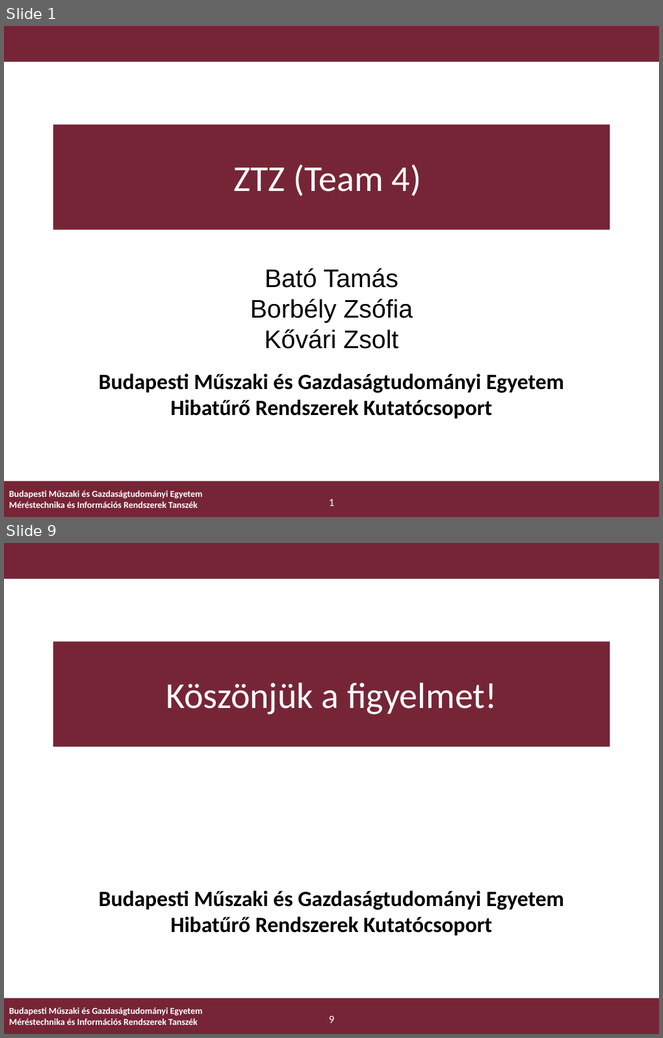
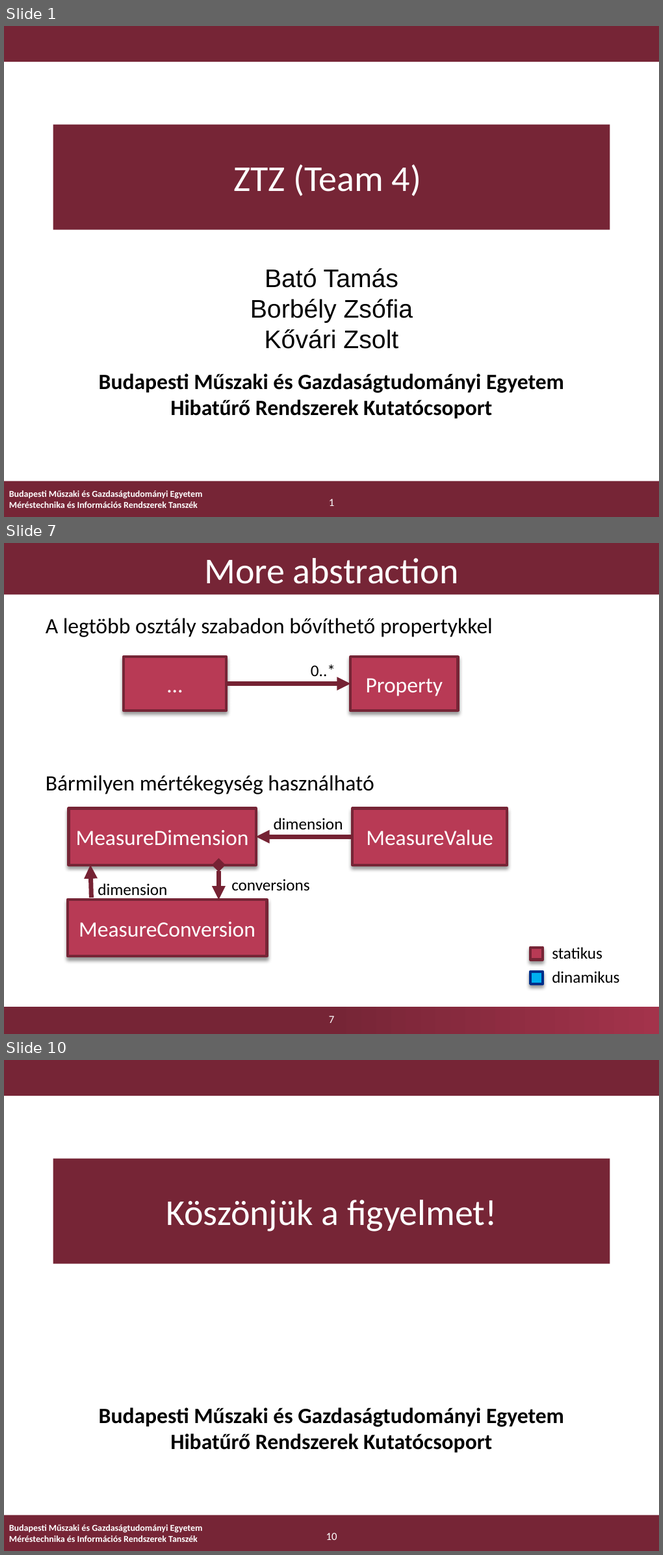
Before and after one commit to FTSRG-MDSD/MDSD-2016-ztz, a slide deck: doc/prezi/ztz-presentation.pptx. Shown one above the other, each under a label of ours: slides 1 and 9 before the commit, slides 1, 7 and 10 after it; the slides between them are not shown. The pictures are 663x1038 and 663x1555 pixels, drawn with LibreOffice and Linux fonts; fonts in the diff are those of the drawing; background and template pictures are left out. Boxes give left, top, right and bottom in pixels: in the first picture for what was removed or moved away, otherwise in the second. Text is boxed around its words. In the diff, an @@ line names an element or a change of style, - is before the commit and + after.

```diff
--- a/doc/prezi/ztz-presentation.pptx
+++ b/doc/prezi/ztz-presentation.pptx
@@ slide 7 added at (4, 543, 659, 1034), background #FFFFFF; not listed: 1 template element that a slide beside it also shows @@
@@ title added at (4, 543, 659, 595), fill #762536, 40 pt, text #FFFFFF @@
+More abstraction
@@ text added at (46, 618, 493, 637), 24 pt, text #000000 @@
+A legtöbb osztály szabadon bővíthető propertykkel
@@ rectangle added at (124, 657, 227, 711), fill #B83A55, outline #762536 3 pt, 24 pt, text #FFFFFF @@
+…
@@ rectangle added at (350, 657, 458, 711), fill #B83A55, outline #762536 3 pt, 24 pt, text #FFFFFF @@
+Property
@@ text added at (311, 665, 336, 676), 18 pt, text #000000 @@
+0..*
@@ arrow added from (226, 684) to (350, 684), #752234 5 pt @@
@@ text added at (46, 775, 374, 795), 24 pt, text #000000 @@
+Bármilyen mértékegység használható
@@ rectangle added at (69, 808, 256, 865), fill #B83A55, outline #762536 3 pt, 24 pt, text #FFFFFF @@
+MeasureDimension
@@ rectangle added at (352, 808, 507, 865), fill #B83A55, outline #762536 3 pt, 24 pt, text #FFFFFF @@
+MeasureValue
@@ text added at (274, 818, 343, 830), 18 pt, text #000000 @@
+dimension
@@ arrow added from (352, 837) to (256, 837), #752234 5 pt @@
@@ arrow added from (91, 898) to (90, 865), #752234 5 pt @@
@@ double arrow added from (219, 865) to (219, 900), #752234 5 pt @@
@@ text added at (98, 884, 167, 900), 18 pt, text #000000 @@
+dimension
@@ text added at (232, 879, 310, 891), 18 pt, text #000000 @@
+conversions
@@ rectangle added at (68, 900, 267, 956), fill #B83A55, outline #762536 3 pt, 24 pt, text #FFFFFF @@
+MeasureConversion
@@ rectangle added at (530, 948, 544, 960), fill #B83A55, outline #762536 3 pt @@
@@ text added at (552, 947, 603, 960), 18 pt, text #000000 @@
+statikus
@@ text added at (552, 971, 620, 984), 18 pt, text #000000 @@
+dinamikus
@@ rectangle added at (530, 972, 544, 984), fill #00B0F0, outline #002E89 3 pt @@
@@ page number added at (329, 1016, 334, 1023), 12 pt, text #FFFFFF @@
+7
@@ what was slide 9 is now slide 10 @@
@@ page number at (326, 1533, 337, 1540): text changed @@
-9
+10
```
Also in this commit, not shown: 5 slides changed, 2 other slides added, 2 slides removed.
